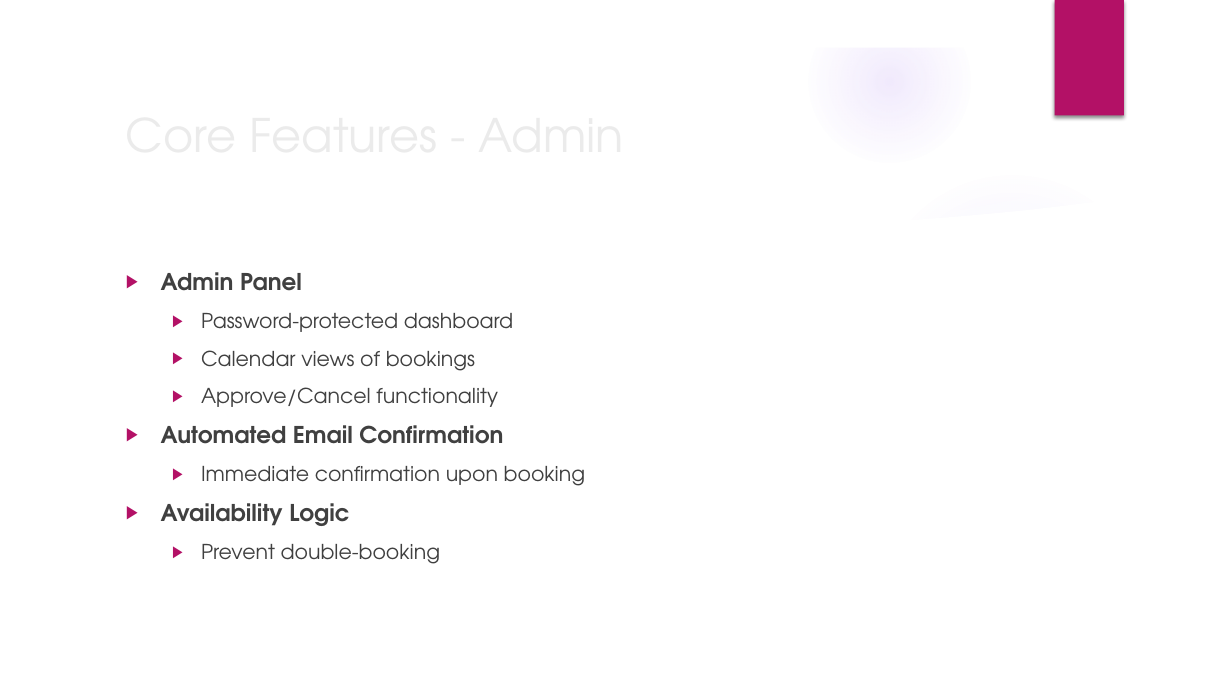
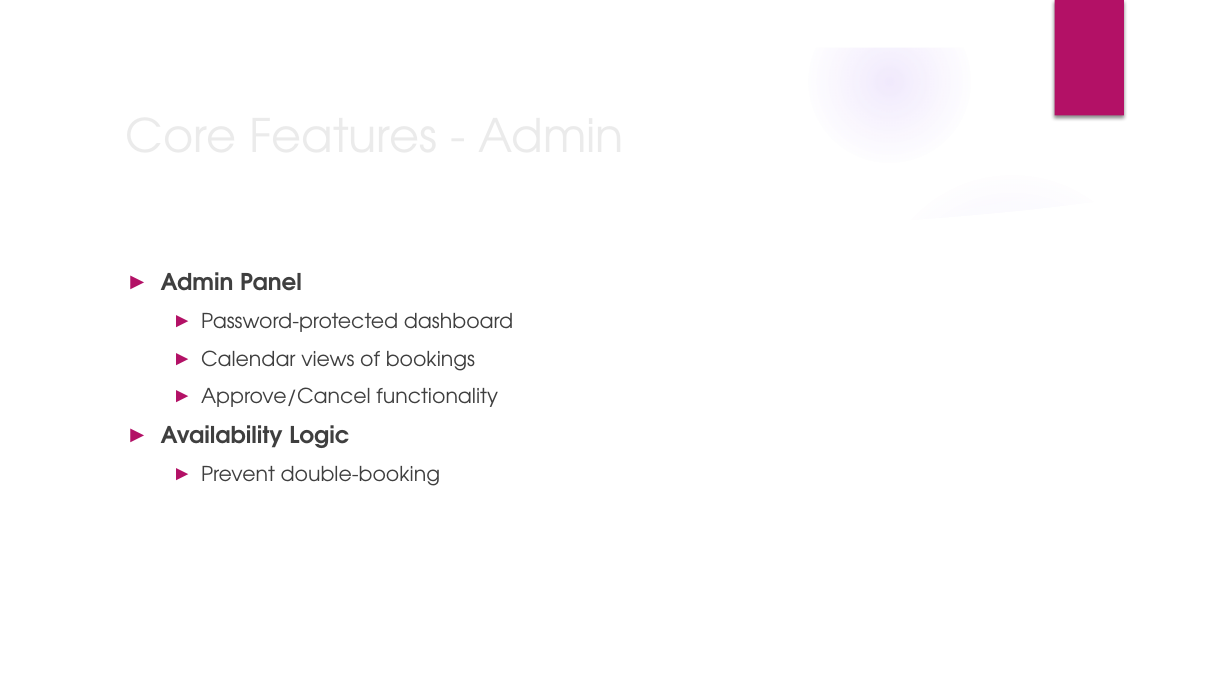
Before and after one commit to SamHdevstuff/COSC213---Final-Project, a slide deck: slide 5 of presentationMaterial/Presentation.pptx. Drawn at 1232x693 pixels with LibreOffice and Linux fonts; fonts in the diff are those of the drawing; background and template pictures are left out. Boxes give left, top, right and bottom in pixels: in the first picture for what was removed or moved away, otherwise in the second. Text is boxed around its words. In the diff, an @@ line names an element or a change of style, - is before the commit and + after.

```diff
--- a/presentationMaterial/Presentation.pptx
+++ b/presentationMaterial/Presentation.pptx
@@ text "Admin Panel" at [161, 272, 513, 486]: text colour #404040 to #3F3F3F; bullet ▶ to ►; less space between paragraphs @@
@@ text at [161, 425, 585, 486]: paragraphs removed @@
-▶ Automated Email Confirmation
-  ▶ Immediate confirmation upon booking
```
Also in this commit, not shown: 9 other slides changed.
